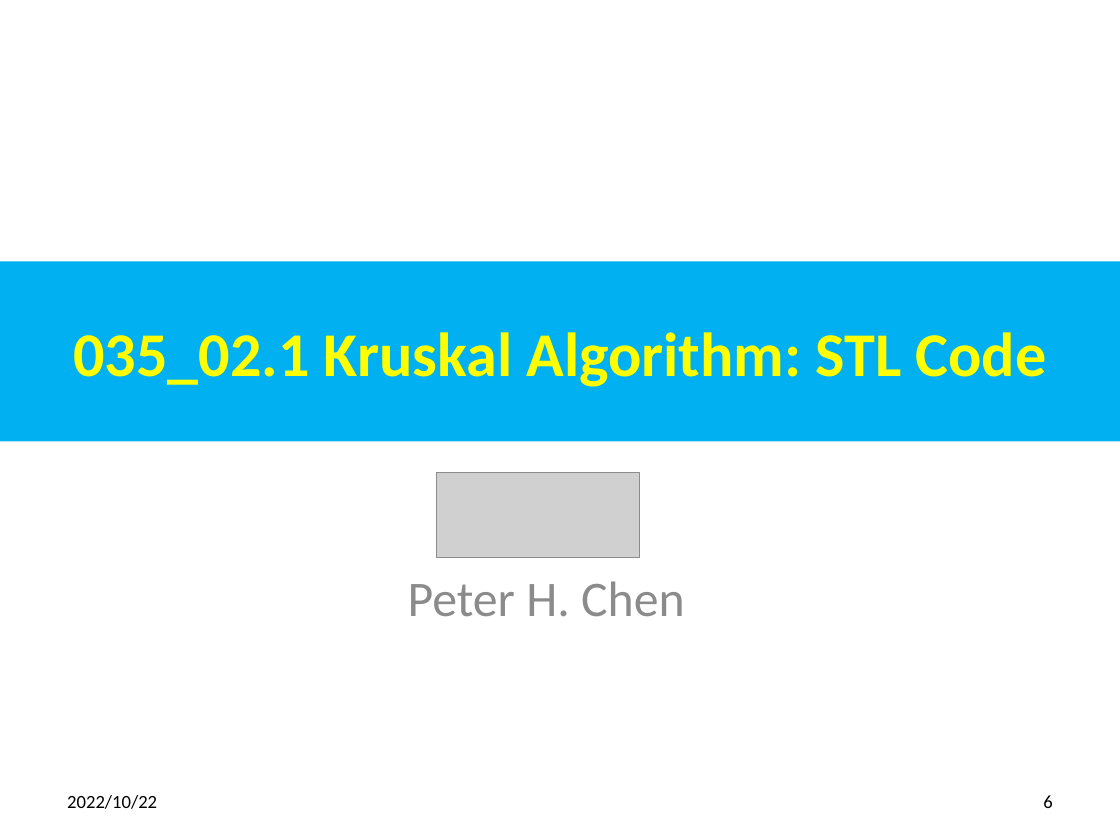
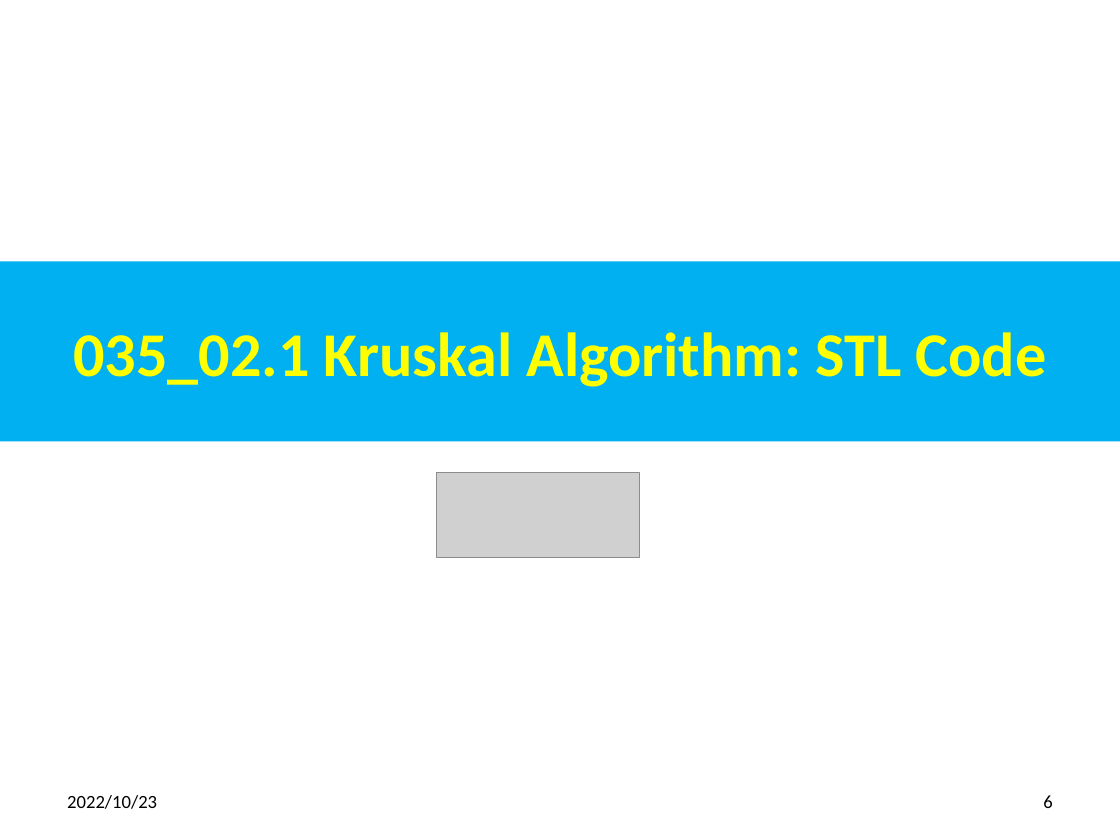
Before and after one commit to peterhchen/012_DataStructure, a slide deck: slide 6 of 035_02_SpanTree_STL.pptx. Drawn at 1120x840 pixels with LibreOffice and Linux fonts; fonts in the diff are those of the drawing; grey boxes stand for pictures. Boxes give left, top, right and bottom in pixels: in the first picture for what was removed or moved away, otherwise in the second. Text is boxed around its words. In the diff, an @@ line names an element or a change of style, - is before the commit and + after.

```diff
--- a/035_02_SpanTree_STL.pptx
+++ b/035_02_SpanTree_STL.pptx
@@ subtitle removed at (x1=408, y1=581, x2=685, y2=616) @@
-Peter H. Chen
@@ text at (x1=67, y1=795, x2=157, y2=809): text changed @@
-2022/10/22
+2022/10/23
```
Also in this commit, not shown: 12 other slides changed, 2 other files.
